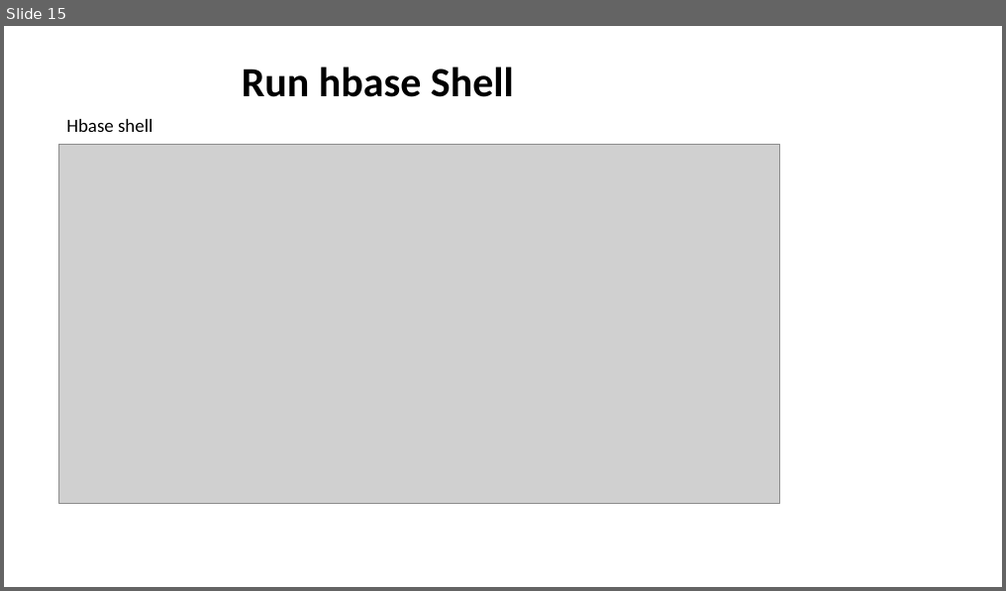
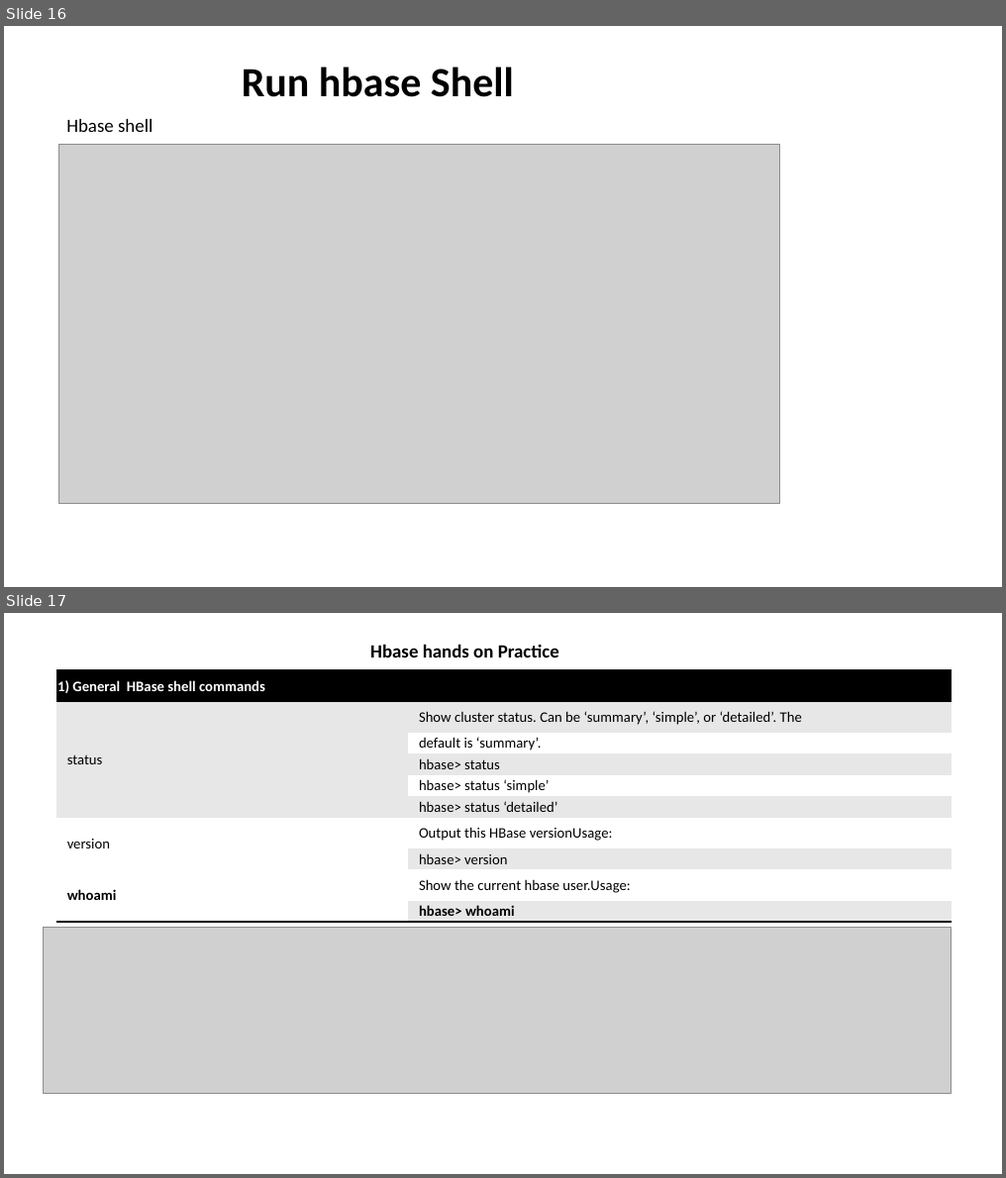
Before and after one commit to aashmishra/Bigdata_ppt, a slide deck: hbase.pptx. Shown one above the other, each under a label of ours: slide 15 before the commit, slides 16 and 17 after it. The pictures are 1006x591 and 1006x1178 pixels, drawn with LibreOffice and Linux fonts; fonts in the diff are those of the drawing; grey boxes stand for pictures. Boxes give left, top, right and bottom in pixels: in the first picture for what was removed or moved away, otherwise in the second. Text is boxed around its words. In the diff, an @@ line names an element or a change of style, - is before the commit and + after.

```diff
--- a/hbase.pptx
+++ b/hbase.pptx
@@ slide 17 added at [4, 613, 1002, 1174], background #FFFFFF @@
@@ table added at [56, 669, 951, 922], 10 rows, 2 columns @@
+1) General HBase shell commands | 
+status | Show cluster status. Can be ‘summary’, ‘simple’, or ‘detailed’. The
+ | default is ‘summary’.
+ | hbase> status
+ | hbase> status ‘simple’
+ | hbase> status ‘detailed’
+version | Output this HBase versionUsage:
+ | hbase> version
+whoami | Show the current hbase user.Usage:
+ | hbase> whoami
@@ text added at [370, 644, 559, 658], 18 pt, text #000000, bold @@
+Hbase hands on Practice
@@ picture added at [43, 927, 951, 1093] @@
@@ what was slide 15 is now slide 16 @@
```
Also in this commit, not shown: 3 slides changed, 15 other slides added.
